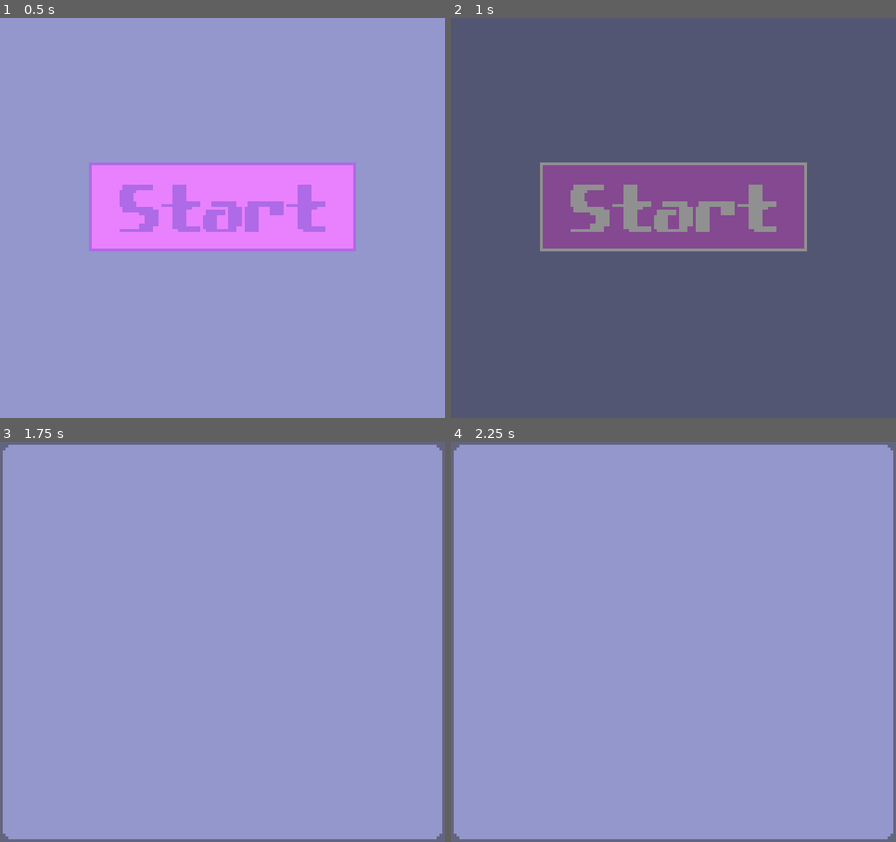
Above: before the commit, frames 1-4 (two rows, left to right).
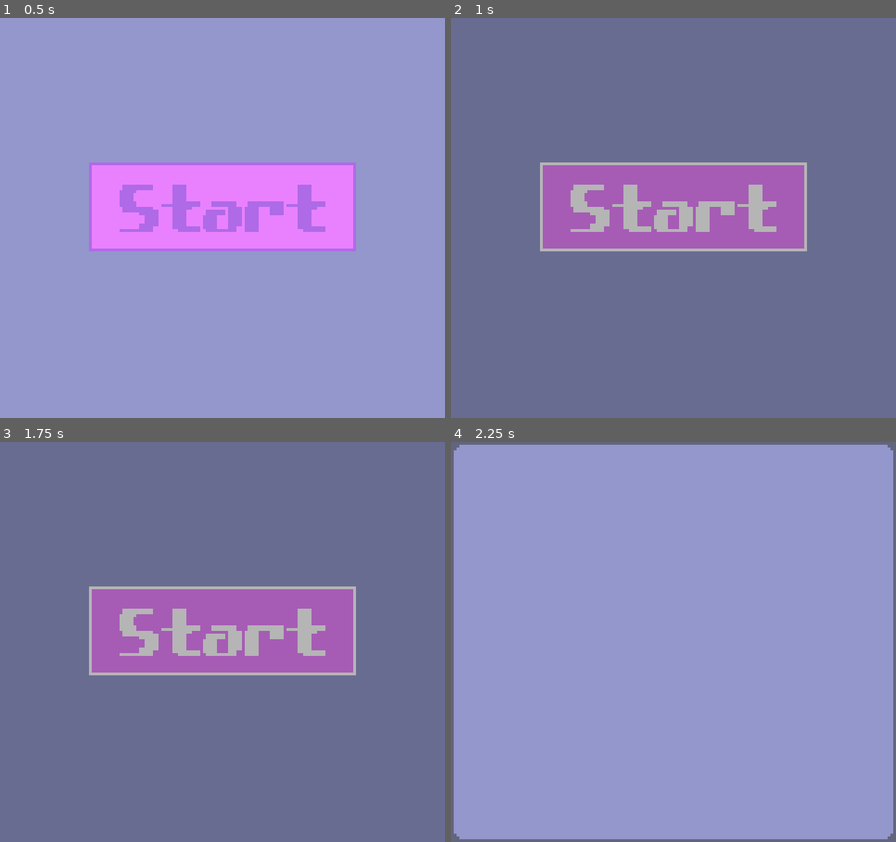
Above: after the commit, the same moments.

Repository: RustyMonky/LudumDare42
Game: Godot game, scene res://scenes/title.tscn
The game is run twice, just before and just after one commit, with the same random seed, the same clock (stepped at 60 frames per second) and the same inputs.
Inputs (mouse positions are in pixels of both pictures, inside the frame that each line leads up to):
- Up to frame 1 (0.5 s): no input
- Up to frame 2 (1 s): click (673, 218) at 0.5 s
- Up to frame 3 (1.75 s): click (222, 642) at 1.25 s
- Up to frame 4 (2.25 s): click (673, 642) at 2.02 s

Frame 1 is identical in both runs. In frame 2, 100% of the frame differs, in the area x 0-100%, y 0-100%; in frame 3, 97%; in frame 4, nothing differs.

Commit message:
Adds main sound loop to game, ups title fade out time

Diff:
--- a/scenes/main.tscn
+++ b/scenes/main.tscn
@@ -15,6 +15,7 @@
 [ext_resource path="res://assets/sprites/ui/bars/ageProgress.png" type="Texture" id=13]
 [ext_resource path="res://assets/sprites/ui/bars/hungerBar.png" type="Texture" id=14]
 [ext_resource path="res://assets/sprites/ui/bars/hungerProgress.png" type="Texture" id=15]
+[ext_resource path="res://assets/sounds/music/game.wav" type="AudioStream" id=16]
 
 [node name="root" type="Node"]
 
@@ -22,6 +23,7 @@
 
 [node name="background" type="CanvasLayer" parent="." index="0"]
 
+editor/display_folded = true
 layer = 0
 offset = Vector2( 0, 0 )
 rotation = 0.0
@@ -53,6 +55,7 @@
 
 [node name="actionsMenu" type="CanvasLayer" parent="." index="1"]
 
+editor/display_folded = true
 layer = 2
 offset = Vector2( 0, 0 )
 rotation = 0.0
@@ -66,6 +69,7 @@
 
 [node name="ui" type="CanvasLayer" parent="." index="2"]
 
+editor/display_folded = true
 layer = 1
 offset = Vector2( 0, 0 )
 rotation = 0.0
@@ -311,6 +315,15 @@
 one_shot = true
 autostart = false
 
+[node name="music" type="AudioStreamPlayer" parent="." index="4"]
+
+stream = ExtResource( 16 )
+volume_db = -15.0
+pitch_scale = 1.0
+autoplay = true
+mix_target = 0
+bus = "Master"
+
 [connection signal="timeout" from="ui/textbox/textTimer" to="." method="_on_textTimer_timeout"]
 
 [connection signal="pressed" from="ui/textbox/nextButton" to="." method="_on_nextButton_pressed"]
--- a/title.gd
+++ b/title.gd
@@ -10,8 +10,8 @@
 	titleTween = $titleTween
 
 func _on_start_pressed():
-	titleTween.interpolate_property(background, "modulate", Color(1,1,1,1), Color(0,0,0,1), 1, Tween.TRANS_LINEAR, Tween.EASE_OUT)
-	titleTween.interpolate_property(titleMusic, "volume_db", -10, -20, 1, Tween.TRANS_LINEAR, Tween.EASE_OUT)
+	titleTween.interpolate_property(background, "modulate", Color(1,1,1,1), Color(0,0,0,1), 1.5, Tween.TRANS_LINEAR, Tween.EASE_OUT)
+	titleTween.interpolate_property(titleMusic, "volume_db", -10, -20, 1.5, Tween.TRANS_LINEAR, Tween.EASE_OUT)
 	titleTween.start()
 
 func _on_titleTween_tween_completed(object, key):
Not shown, added: assets/sounds/music/game.wav.import
Not shown: 1 places in scenes/main.tscn that only renumber resources
Not shown, added: assets/sounds/music/game.wav
